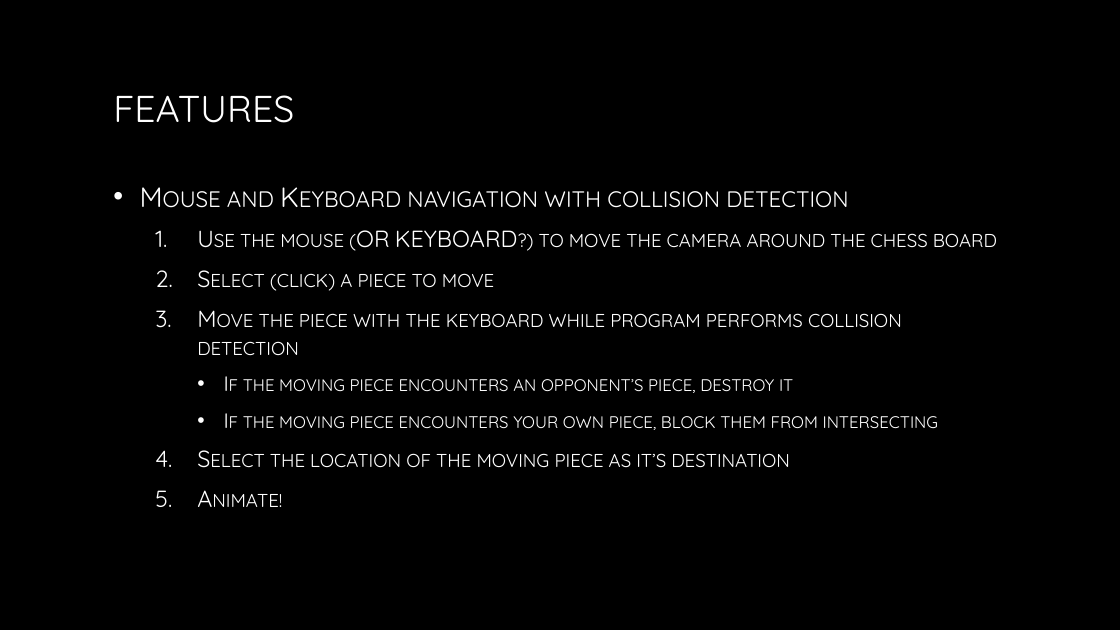
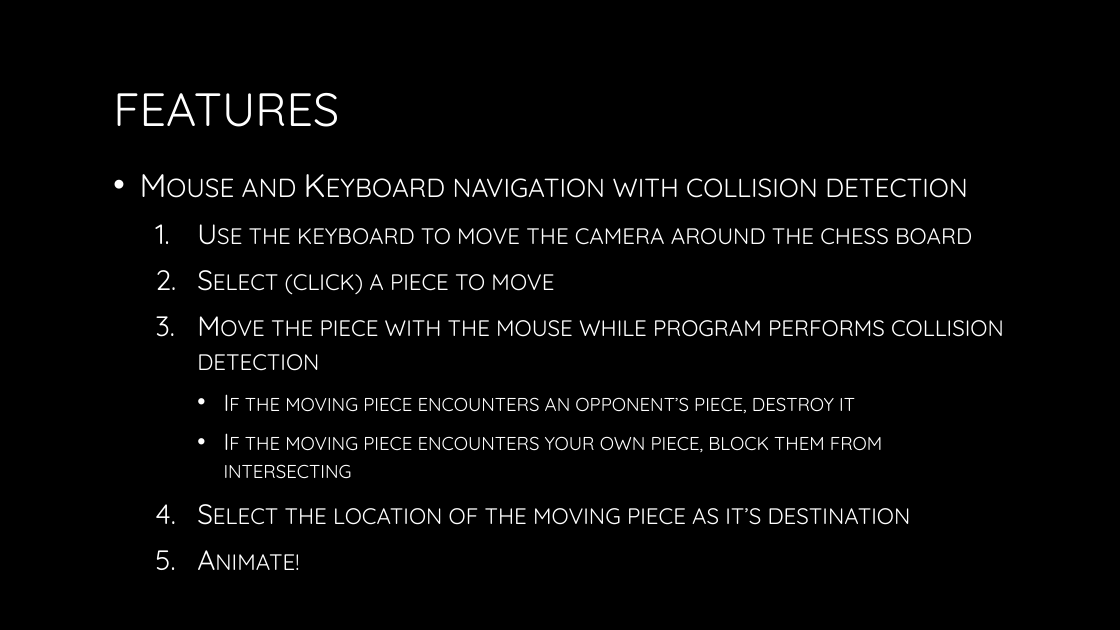
Before and after one commit to greenwind89/yo_557_2015_mt, a slide deck: slide 5 of FinalProject/docs/presentation.pptx (slide 4 before the commit). Drawn at 1120x630 pixels with LibreOffice and Linux fonts; fonts in the diff are those of the drawing; background and template pictures are left out. Boxes give left, top, right and bottom in pixels: in the first picture for what was removed or moved away, otherwise in the second. Text is boxed around its words. In the diff, an @@ line names an element or a change of style, - is before the commit and + after.

Commit message:
Presentation slides revised

```diff
--- a/FinalProject/docs/presentation.pptx
+++ b/FinalProject/docs/presentation.pptx
@@ title "FEATURES" at (x1=113, y1=93, x2=339, y2=127): size 32 to 40 pt @@
@@ text at (x1=224, y1=178, x2=968, y2=525): size 24 to 28 pt in "Mouse and Keyboard navigation with collision detection"; size 20 to 24 pt in "Select (click) a piece to move", "Select the location of the moving piece ...", "Animate!"; size 18 to 20 pt in "If the moving piece encounters an opponent’s ...", "If the moving piece encounters your own ..." @@
@@ text at (x1=249, y1=228, x2=972, y2=245): text changed; size 20 to 24 pt @@
-  1. Use the mouse (OR KEYBOARD?) to move the camera around the chess board
+  1. Use the keyboard to move the camera around the chess board
@@ text at (x1=197, y1=320, x2=1004, y2=371): text changed; size 20 to 24 pt @@
-  3. Move the piece with the keyboard while program performs collision detection
+  3. Move the piece with the mouse while program performs collision detection
```
Also in this commit, not shown: 4 other slides changed, 3 slides added, 3 slides removed.
